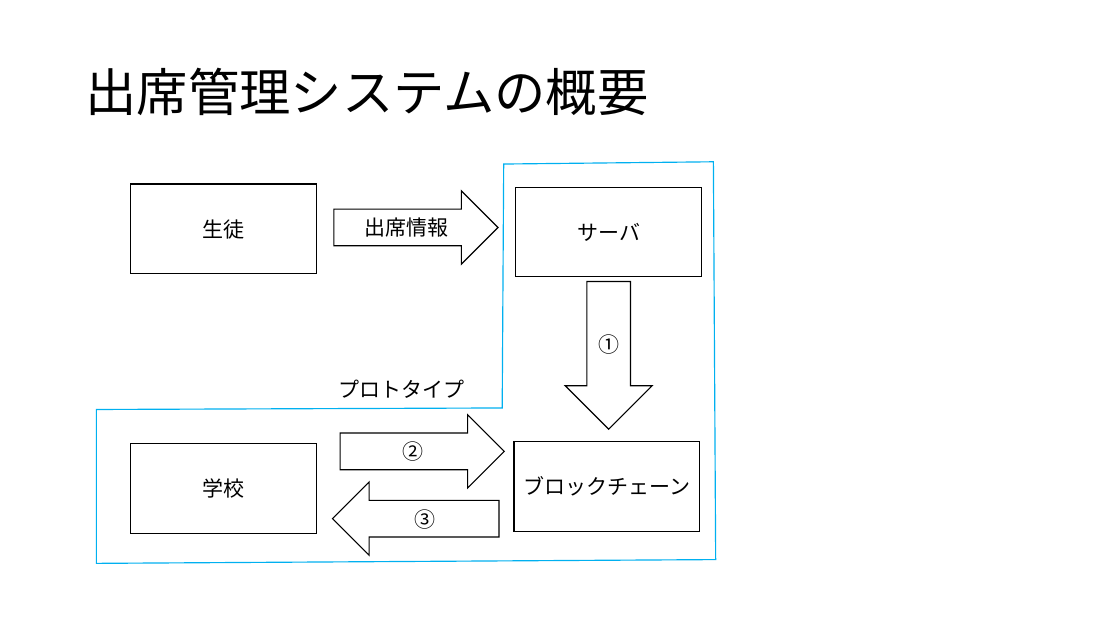
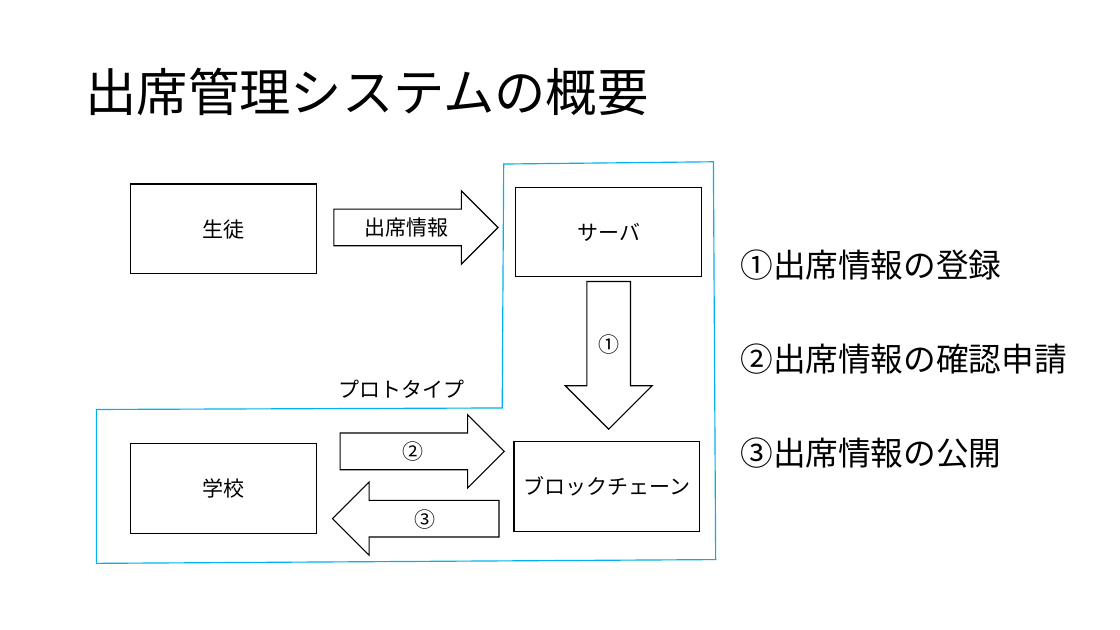
Before and after one commit to HYuta730/study, a slide deck: slide 8 of 発表資料_218K6078_檜山祐太.pptx. Drawn at 1120x630 pixels with LibreOffice and Linux fonts; fonts in the diff are those of the drawing. Boxes give left, top, right and bottom in pixels: in the first picture for what was removed or moved away, otherwise in the second. Text is boxed around its words. In the diff, an @@ line names an element or a change of style, - is before the commit and + after.

```diff
--- a/発表資料_218K6078_檜山祐太.pptx
+++ b/発表資料_218K6078_檜山祐太.pptx
@@ text added at box(741, 249, 1067, 468), 28 pt, text #000000 @@
+①出席情報の登録
+②出席情報の確認申請
+③出席情報の公開
```
Also in this commit, not shown: 1 other slide changed.
